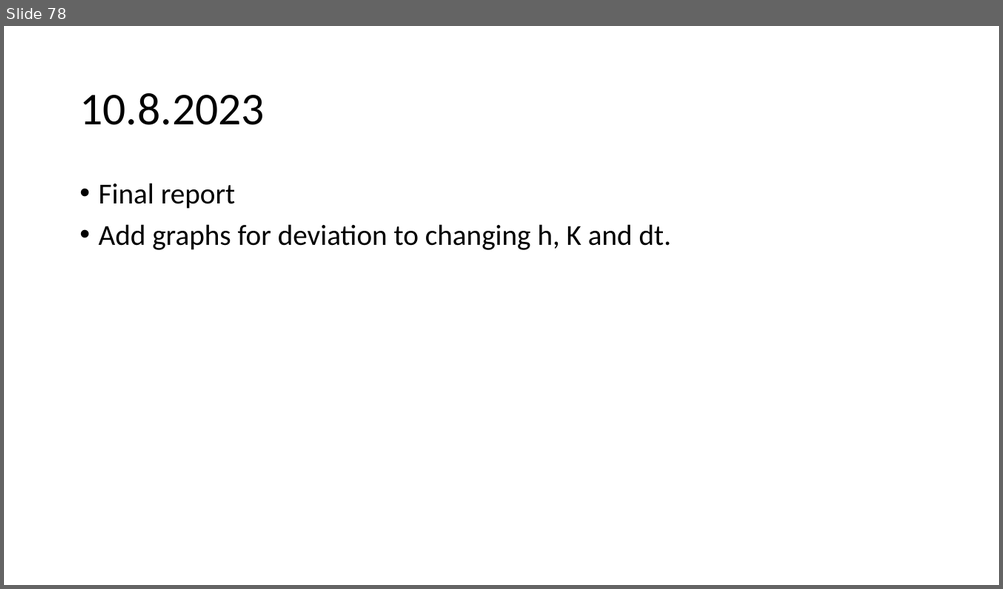
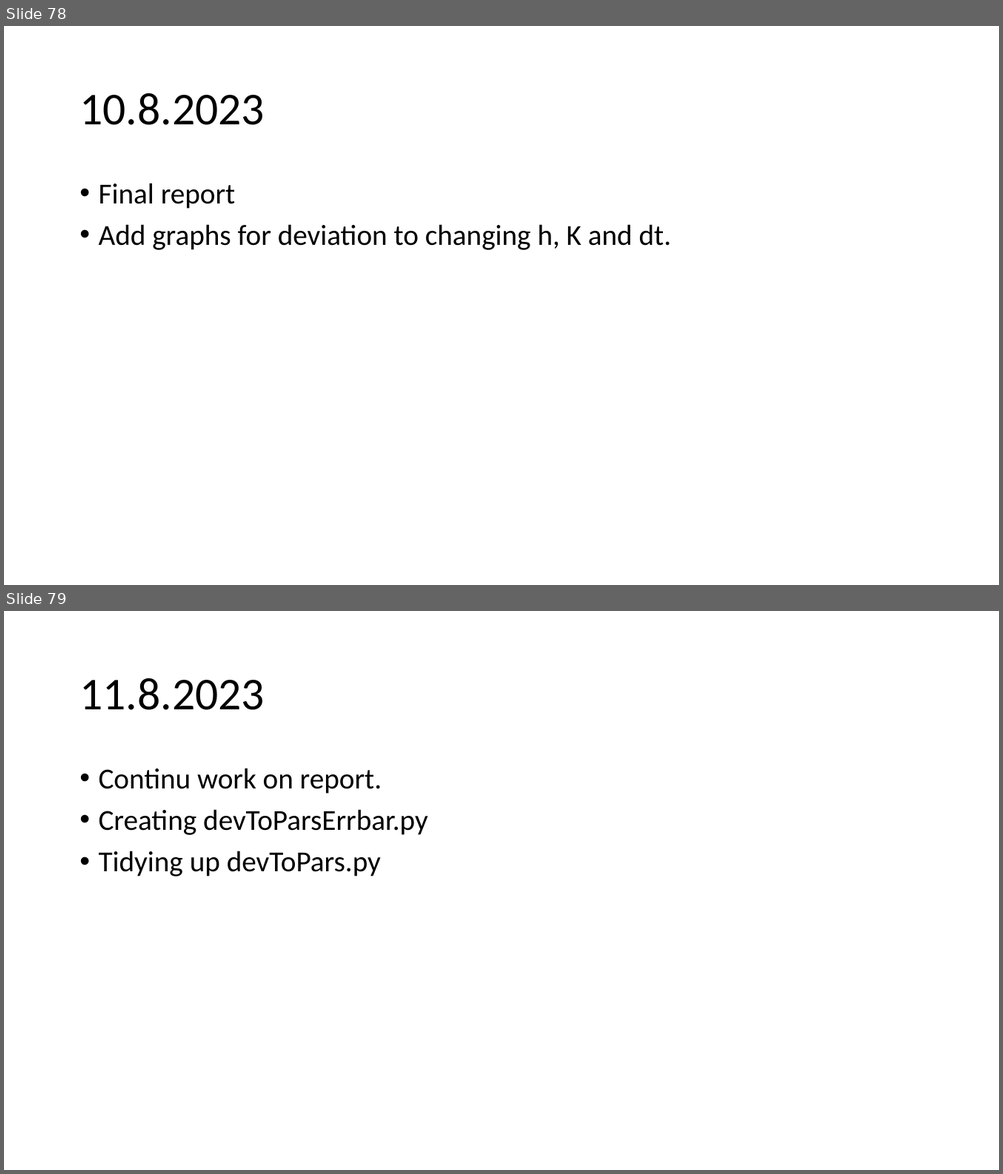
Before and after one commit to urhtrinko/DroneRadioactivity_student_job, a slide deck: reports/work_diary.pptx. Shown one above the other, each under a label of ours: slide 78 before the commit, slides 78 and 79 after it. The pictures are 1003x589 and 1003x1174 pixels, drawn with LibreOffice and Linux fonts; fonts in the diff are those of the drawing. Boxes give left, top, right and bottom in pixels: in the first picture for what was removed or moved away, otherwise in the second. Text is boxed around its words. In the diff, an @@ line names an element or a change of style, - is before the commit and + after.

```diff
--- a/reports/work_diary.pptx
+++ b/reports/work_diary.pptx
@@ slide 79 added at (4, 611, 999, 1170), background #FFFFFF @@
@@ title added at (79, 678, 264, 710), 44 pt, text #000000 @@
+11.8.2023
@@ text added at (99, 768, 428, 877), 28 pt, text #000000 @@
+• Continu work on report.
+• Creating devToParsErrbar.py
+• Tidying up devToPars.py
```
